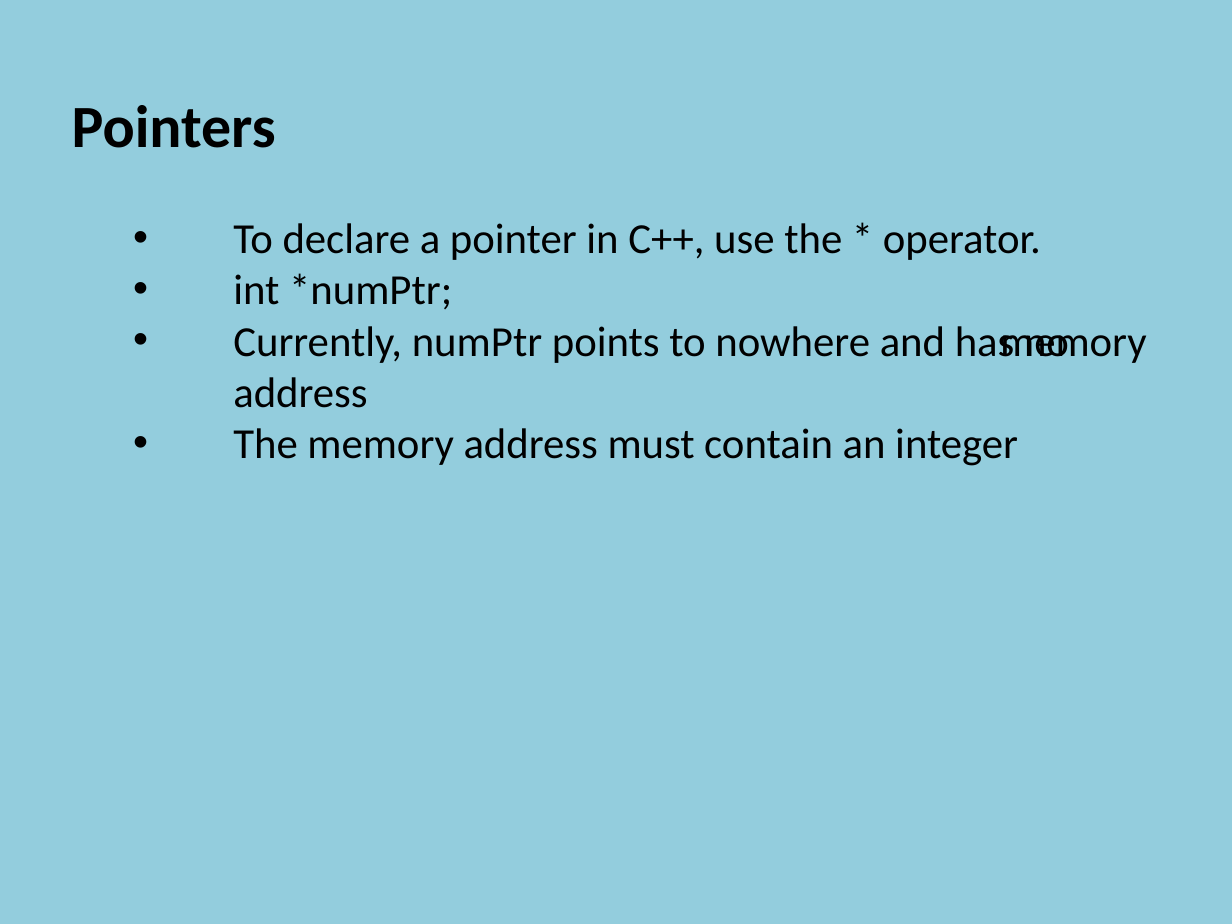
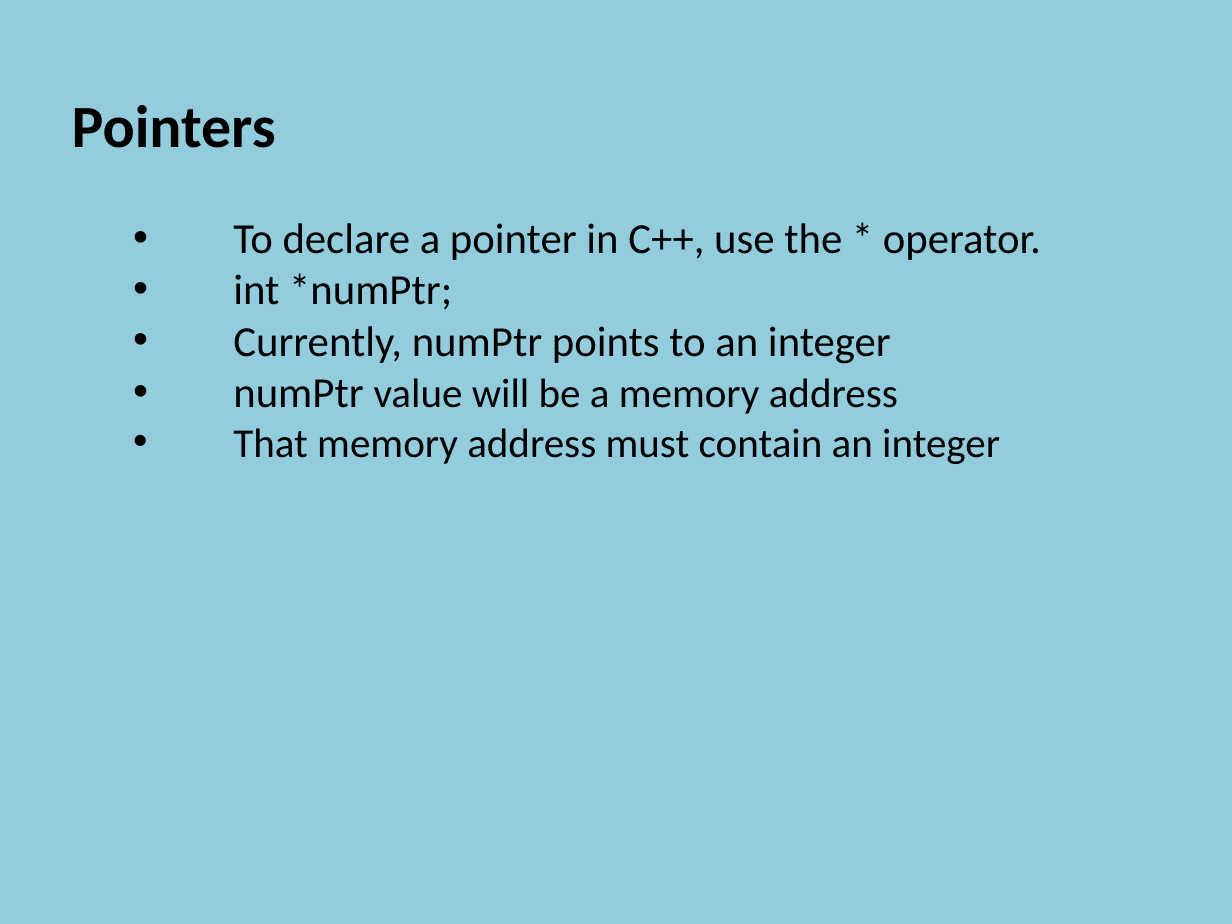
Before and after one commit to szetko/course-materials, a slide deck: slide 6 of Programming 4/01.2 Pointers/01.2 Pointers.pptx. Drawn at 1232x924 pixels with LibreOffice and Linux fonts; fonts in the diff are those of the drawing. Boxes give left, top, right and bottom in pixels: in the first picture for what was removed or moved away, otherwise in the second. Text is boxed around its words. In the diff, an @@ line names an element or a change of style, - is before the commit and + after.

```diff
--- a/Programming 4/01.2 Pointers/01.2 Pointers.pptx
+++ b/Programming 4/01.2 Pointers/01.2 Pointers.pptx
@@ text at [233, 326, 1000, 464]: text changed; size 25 to 24 pt @@
-    • Currently, numPtr points to nowhere and has no memory address
-    • The memory address must contain an integer
+    • Currently, numPtr points to an integer
+    • numPtr value will be a memory address
+    • That memory address must contain an integer
```
Also in this commit, not shown: 1 other file.
